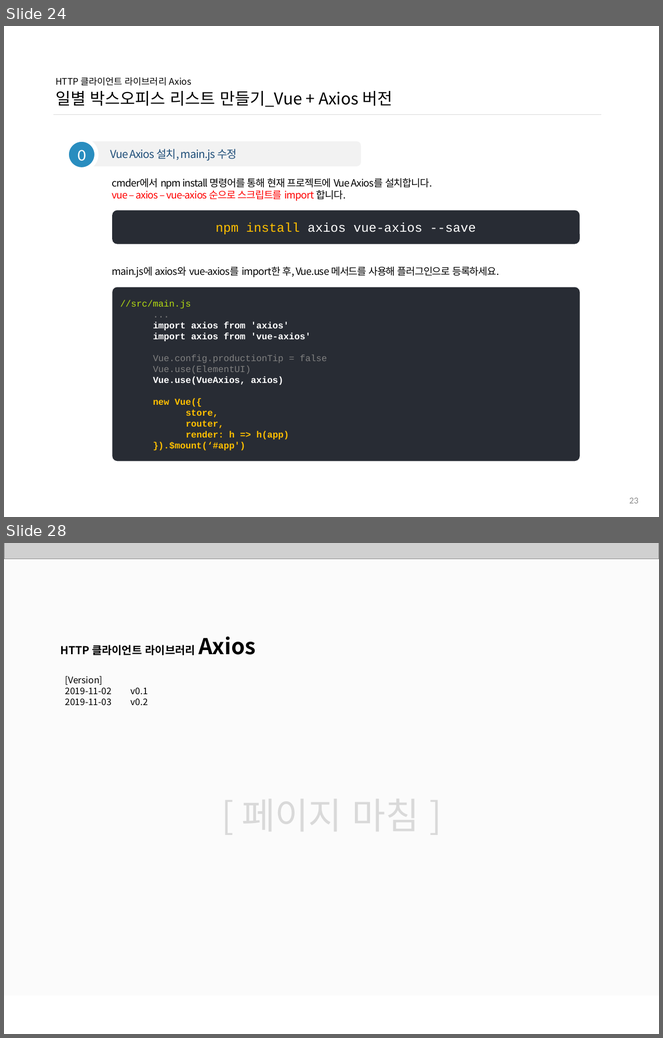
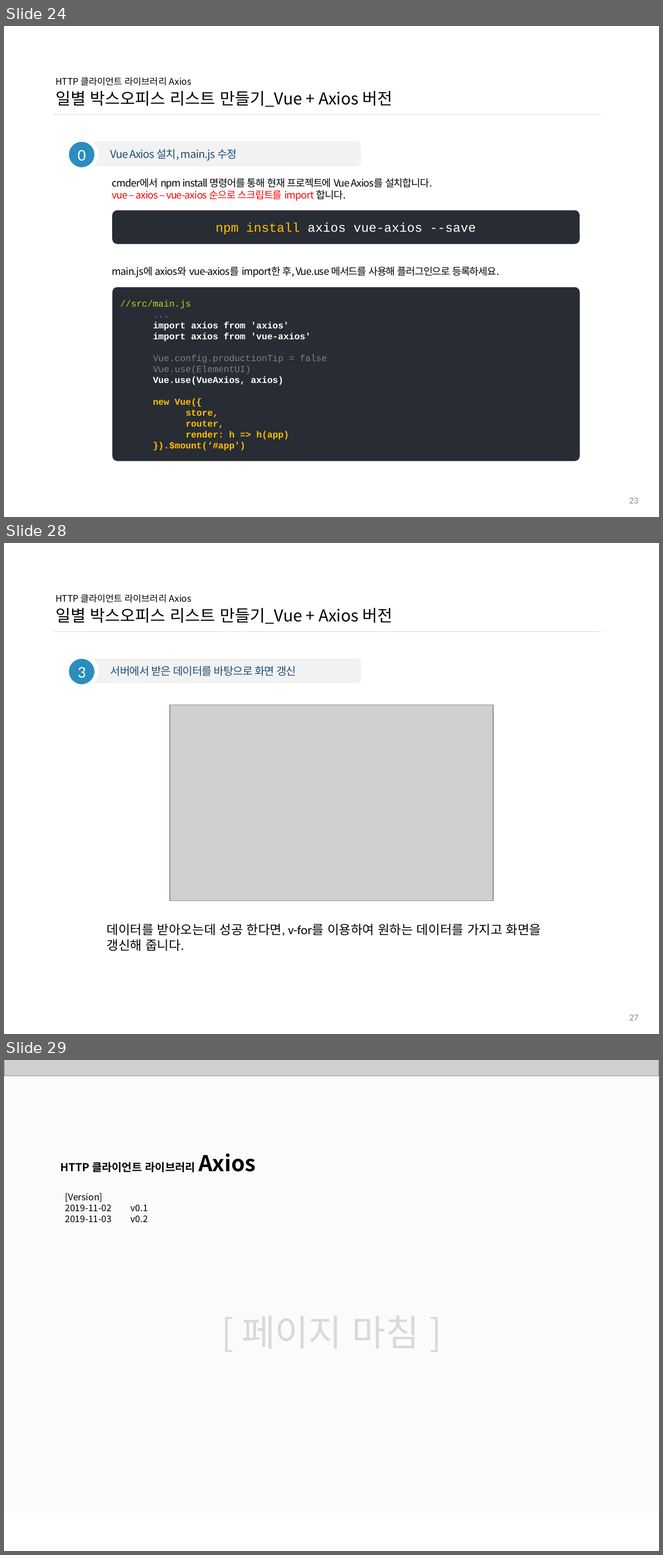
Before and after one commit to ddowon/vueStudy, a slide deck: 01.참고자료/191104_HTTP 클라이언트 라이브러리 Axios.pptx. Shown one above the other, each under a label of ours: slides 24 and 28 before the commit, slides 24, 28 and 29 after it; the slides between them are not shown. The pictures are 663x1038 and 663x1555 pixels, drawn with LibreOffice and Linux fonts; fonts in the diff are those of the drawing; grey boxes stand for pictures; background and template pictures are left out. Boxes give left, top, right and bottom in pixels: in the first picture for what was removed or moved away, otherwise in the second. Text is boxed around its words. In the diff, an @@ line names an element or a change of style, - is before the commit and + after.

Commit message:
[과제제출]  Ajax, Axios 코드 캡쳐 김도원

```diff
--- a/01.참고자료/191104_HTTP 클라이언트 라이브러리 Axios.pptx
+++ b/01.참고자료/191104_HTTP 클라이언트 라이브러리 Axios.pptx
@@ slide 28 added at (x1=4, y1=543, x2=659, y2=1034), background #FFFFFF @@
@@ title added at (x1=55, y1=594, x2=392, y2=624), 18 pt, text #000000 @@
+HTTP 클라이언트 라이브러리 Axios
+일별 박스오피스 리스트 만들기_Vue + Axios 버전
@@ line added from (53, 631) to (601, 631), #D9D9D9 0.5 pt @@
@@ ellipse added at (x1=67, y1=657, x2=97, y2=687), fill #298DBF, outline #FFFFFF 4.5 pt, 18 pt, text #FFFFFF @@
+3
@@ rounded rectangle added at (x1=83, y1=658, x2=361, y2=683), fill #F2F2F2, 12 pt, text #1F4E79 @@
+서버에서 받은 데이터를 바탕으로 화면 갱신
@@ picture added at (x1=170, y1=705, x2=493, y2=901) @@
@@ text added at (x1=107, y1=924, x2=542, y2=951), 14 pt, text #000000 @@
+데이터를 받아오는데 성공 한다면, v-for를 이용하여 원하는 데이터를 가지고 화면을 갱신해 줍니다.
@@ page number added at (x1=630, y1=1015, x2=639, y2=1021), 10 pt, text #8C8C8C @@
+27
@@ what was slide 28 is now slide 29 @@
```
Also in this commit, not shown: 6 slides changed.
